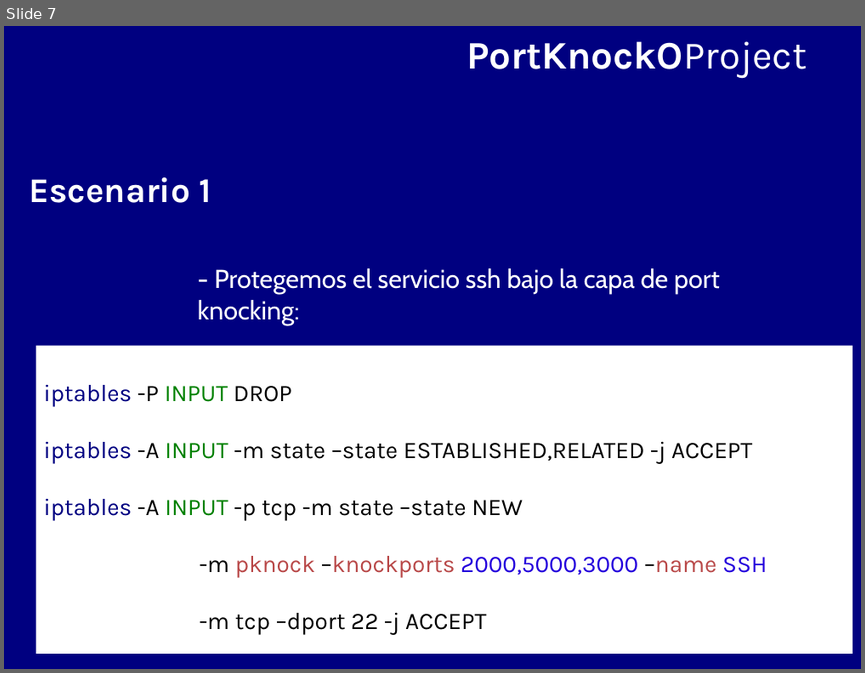
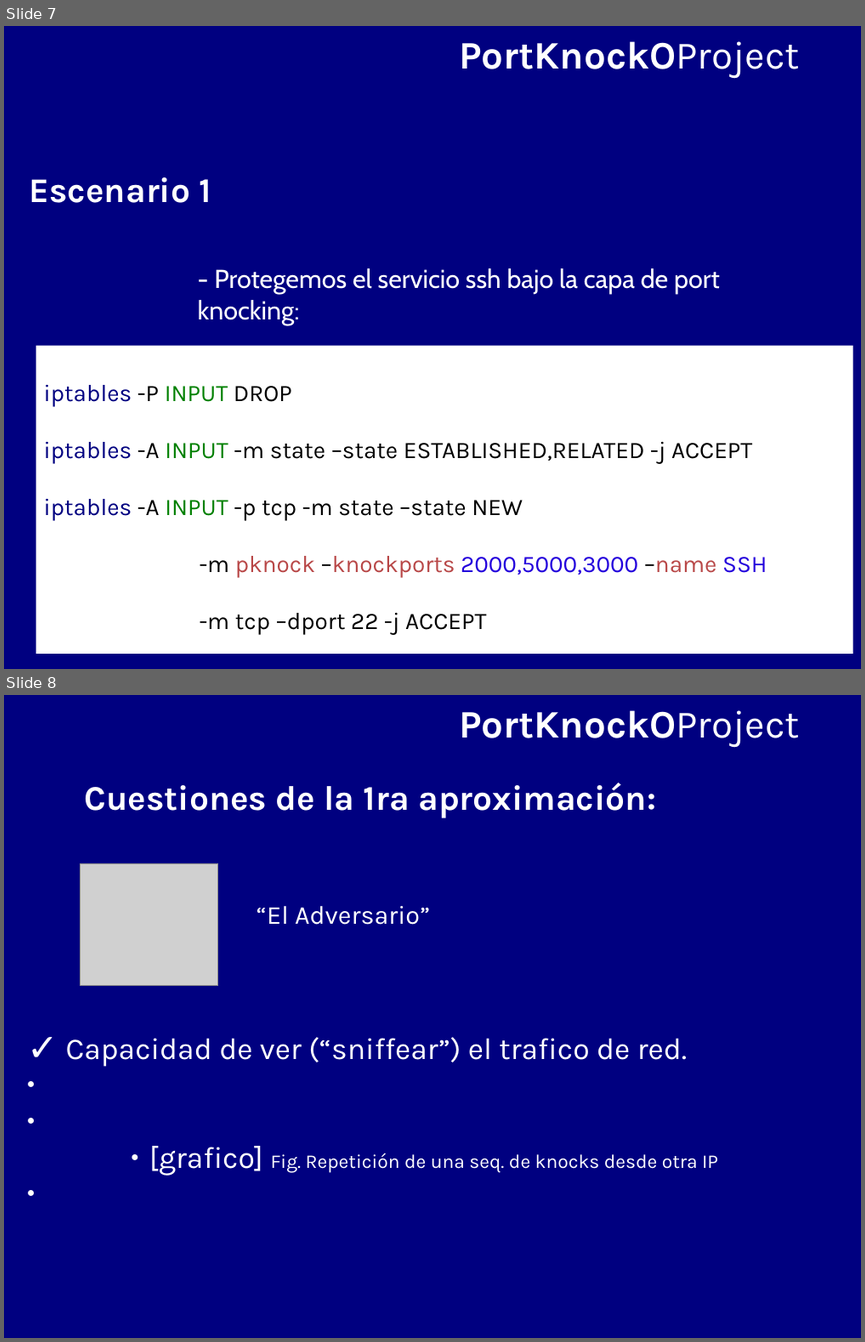
Before and after one commit to BackupTheBerlios/portknocko-svn, a slide deck: trunk/jornadas/jornadas.odp. Shown one above the other, each under a label of ours: slide 7 before the commit, slides 7 and 8 after it. The pictures are 865x673 and 865x1342 pixels, drawn with LibreOffice and Linux fonts; fonts in the diff are those of the drawing; grey boxes stand for pictures. Boxes give left, top, right and bottom in pixels: in the first picture for what was removed or moved away, otherwise in the second. Text is boxed around its words. In the diff, an @@ line names an element or a change of style, - is before the commit and + after.

```diff
--- a/trunk/jornadas/jornadas.odp
+++ b/trunk/jornadas/jornadas.odp
@@ slide 8 added at bbox=[4, 695, 861, 1338], background #000080 @@
@@ text added at bbox=[459, 710, 799, 747], 36 pt, text #FFFFFF, bold @@
+PortKnockOProject
@@ text added at bbox=[84, 783, 656, 818], 32 pt, text #FFFFFF, bold @@
+Cuestiones de la 1ra aproximación:
@@ picture added at bbox=[80, 863, 218, 986] @@
@@ text added at bbox=[256, 906, 430, 925], 24 pt, text #FFFFFF @@
+“El Adversario”
@@ text added at bbox=[66, 1037, 718, 1175], 28 pt, text #FFFFFF @@
+✓ Capacidad de ver (“sniffear”) el trafico de red.
+● [grafico] Fig. Repetición de una seq. de knocks desde otra IP
@@ slide 7 changed as well @@
@@ text "PortKnockOProject": place and size @@
-text "PortKnockOProject" at bbox=[466, 41, 806, 78]
+text "PortKnockOProject" at bbox=[459, 41, 799, 78]
```
Also in this commit, not shown: 6 other slides changed, 7 other slides added, 1 other file.
